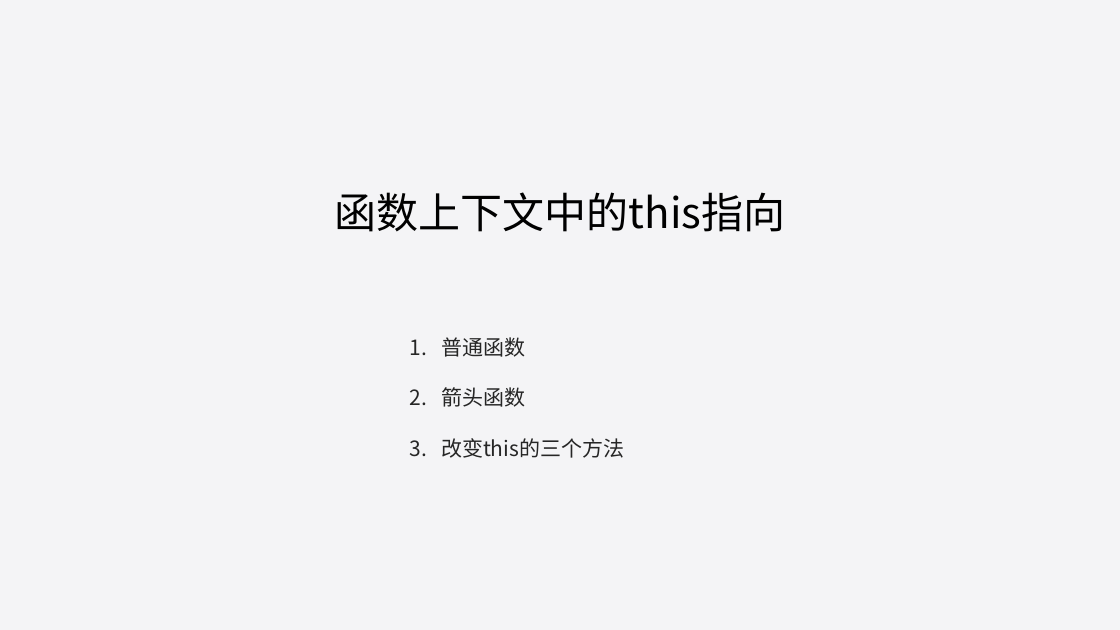
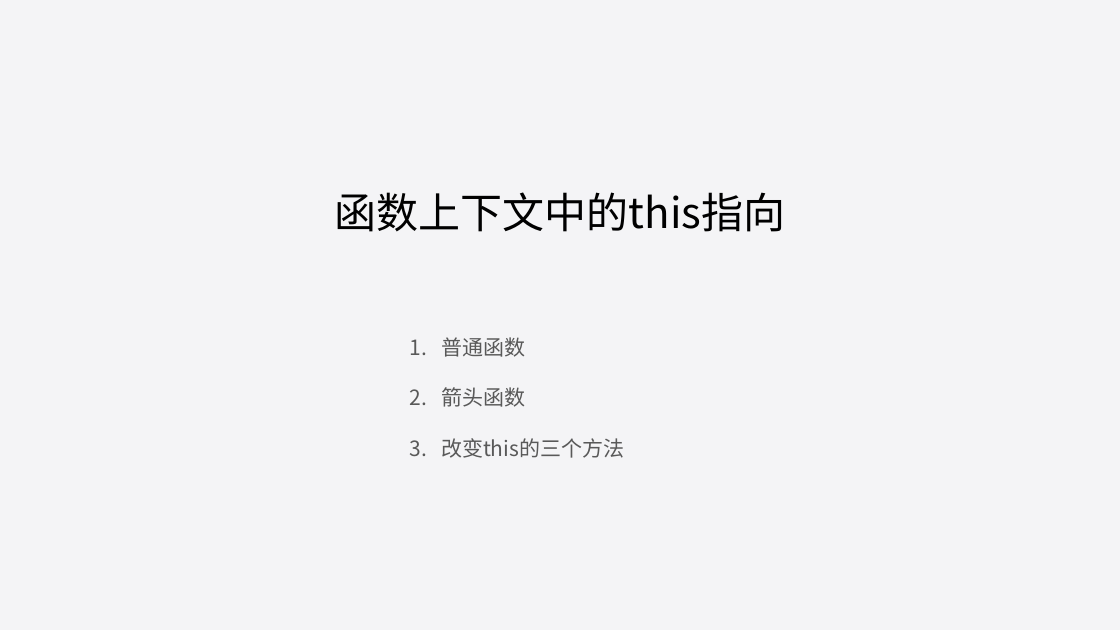
Before and after one commit to liuweiGL/share, a slide deck: slide 7 of ppt/JavaScript基础一.pptx. Drawn at 1120x630 pixels with LibreOffice and Linux fonts; fonts in the diff are those of the drawing. Boxes give left, top, right and bottom in pixels: in the first picture for what was removed or moved away, otherwise in the second. Text is boxed around its words. In the diff, an @@ line names an element or a change of style, - is before the commit and + after.

```diff
--- a/ppt/JavaScript基础一.pptx
+++ b/ppt/JavaScript基础一.pptx
@@ text "普通函数" at (441,337,624,458): text colour #262626 to #595959 @@
```
Also in this commit, not shown: 6 other slides changed, 3 slides added, 7 other files.
